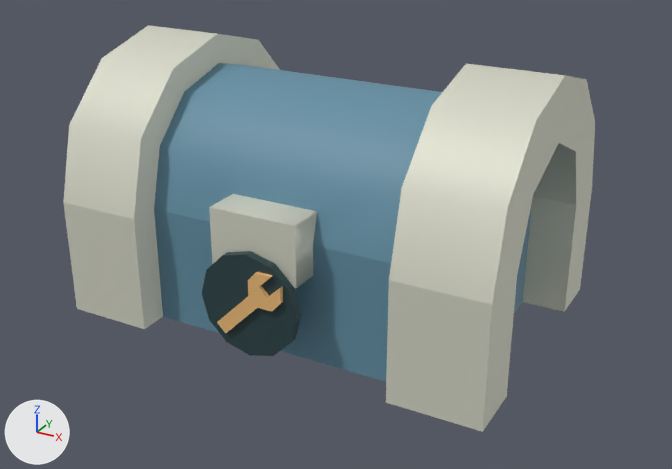
Renders of the glTF model assets/crates/models/workshop.glb from each side of a commit.
Both versions are drawn from a camera (50 mm lens) standing at (1.83, -3.3, 1.97) and looking at (0.06, -0.1, 0.37). Arrows for +X, +Y and +Z are at lower left; the lights stay in place. The first picture is the older version. Where no turn or scale is listed for an object, it has been applied to the vertices.

The scene before the commit, as lines of its bpy script (objects in view):
```python
me_chest = bpy.data.meshes.new('chest')
me_chest.from_pydata(...)  # 48 vertices, 92 faces; spans x -0.637..0.637, y -0.637..0.637, z 0.0..0.51
# faces by material slot: [10, 62, 20]
me_chest.materials.append(mat_interior)  # dark cyan #253f43
me_chest.materials.append(mat_edge_bands)  # light grey #d8d9c9
me_chest.materials.append(mat_paint)  # blue #638fa4
me_cylinder = bpy.data.meshes.new('Cylinder')
me_cylinder.from_pydata(...)  # a 12-sided cylinder along y spanning x -0.219..0.219, y -0.018..0.018, z -0.219..0.219
me_cylinder.materials.append(mat_interior)  # dark cyan #253f43
me_lid = bpy.data.meshes.new('lid')
me_lid.from_pydata(...)  # 82 vertices, 140 faces; spans x -0.637..0.637, y -1.147..0.127, z -0.127..0.637
# faces by material slot: [110, 30]
me_lid.materials.append(mat_edge_bands)  # light grey #d8d9c9
me_lid.materials.append(mat_paint)  # blue #638fa4
ob_category_badge = bpy.data.objects.new('category badge', me_cylinder)
ob_category_badge.location = (0.0, -0.665, 0.28)
ob_chest = bpy.data.objects.new('chest', me_chest)
ob_chest.location = (0.0, 0.0, 0.0)
ob_chest.scale = (1.5, 1.0, 1.0)
ob_lid = bpy.data.objects.new('lid', me_lid)
ob_lid.parent = ob_chest
ob_lid.location = (0.0, 0.51, 0.51)
# also in view: 'emblem' at (0.01, -0.69, 0.29)
```
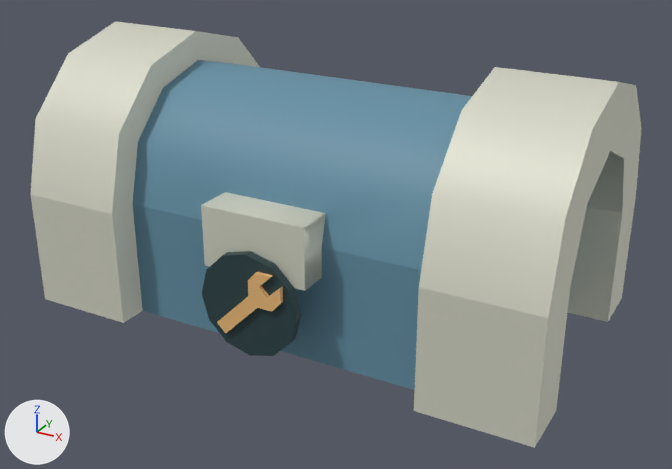
Boxes (x1, y1, x2, y2) around the edits, measured in the pictures (672 x 469 px):
'lid', rescaled (15% wider, 6% taller): before (64, 25, 595, 305); after (30, 21, 642, 318)
'chest', rescaled (14% wider): before (63, 187, 592, 432); after (31, 195, 636, 448)

The change, as a diff of the scene's bpy script:
```diff
--- a/assets/crates/models/workshop.glb.py
+++ b/assets/crates/models/workshop.glb.py
@@ ob_chest @@
 ob_chest.location = (0.0, 0.0, 0.0)
-ob_chest.scale = (1.5, 1.0, 1.0)
+ob_chest.scale = (1.8, 1.0, 1.0)
```
